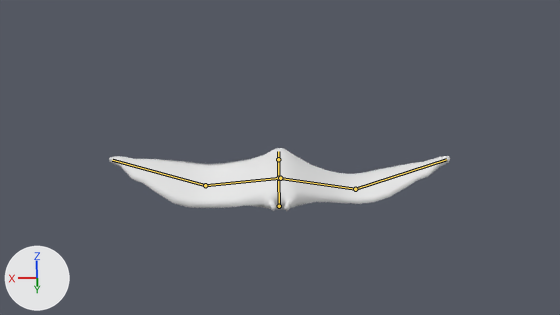
An edit to the Blender file Global Game Jam 2018/Blender/bat.blend, drawn before and after from the same camera.
Rendered twice from the file's camera 'Camera'. Arrows for +X, +Y and +Z are at lower left; the lights stay in place. The bones that bend it are drawn over the model as lines.

The first picture shows 'bat'.
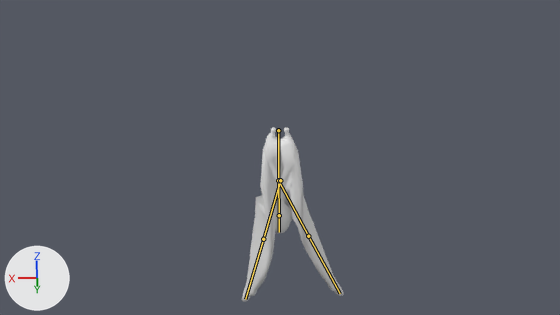
The newer file adds an action. The first version stands in its rest pose; the second is drawn at frame 1 of the action 'take off'.

Edits to the scene script, one JSON object a line:
```json
{"block": "bone_spine", "where": "bone_spine = bpy.data.objects['Armature'].pose.bones['spine']"}
{"op": "set", "path": "bone_spine.location", "old": "(0.0, 0.0, 0.0)", "new": "(0.0, 0.282, 0.27)"}
{"op": "set", "path": "bone_spine.rotation_quaternion", "old": "(1.0, 0.0, 0.0, 0.0)", "new": "(0.707, -0.707, 0.0, 0.0)", "note": "degrees (0, 0, 0) -> degrees (-90, 0, 0)"}
{"block": "bone_forewing_ik_r", "where": "bone_forewing_ik_r = bpy.data.objects['Armature'].pose.bones['forewing_IK.r']"}
{"op": "set", "path": "bone_forewing_ik_r.location", "old": "(0.0, 0.0, 0.0)", "new": "(-0.511, -0.969, 0.0)"}
{"block": "bone_wing_pole_r", "where": "bone_wing_pole_r = bpy.data.objects['Armature'].pose.bones['wing_pole.r']"}
{"op": "set", "path": "bone_wing_pole_r.location", "old": "(0.0, 0.0, 0.0)", "new": "(0.902, -1.102, 0.0)"}
{"block": "bone_forewing_ik_l", "where": "bone_forewing_ik_l = bpy.data.objects['Armature'].pose.bones['forewing_IK.l']"}
{"op": "set", "path": "bone_forewing_ik_l.location", "old": "(0.0, 0.0, 0.0)", "new": "(0.693, -0.969, 0.0)"}
{"block": "bone_wing_pole_l", "where": "bone_wing_pole_l = bpy.data.objects['Armature'].pose.bones['wing_pole.l']"}
{"op": "set", "path": "bone_wing_pole_l.location", "old": "(0.0, 0.0, 0.0)", "new": "(-0.943, -1.102, -0.076)"}
```

Where the change shows, as pixel boxes (x1, y1, x2, y2) in the pictures (560 x 315 px):
```json
{"object": "bat", "change": "posed", "before": [109, 148, 450, 211], "after": [242, 127, 344, 302], "on screen": "70% narrower, 175% taller"}
{"bone": "spine", "before": "(279, 206) to (278, 178)", "after": "(278, 130) to (278, 180)"}
```
